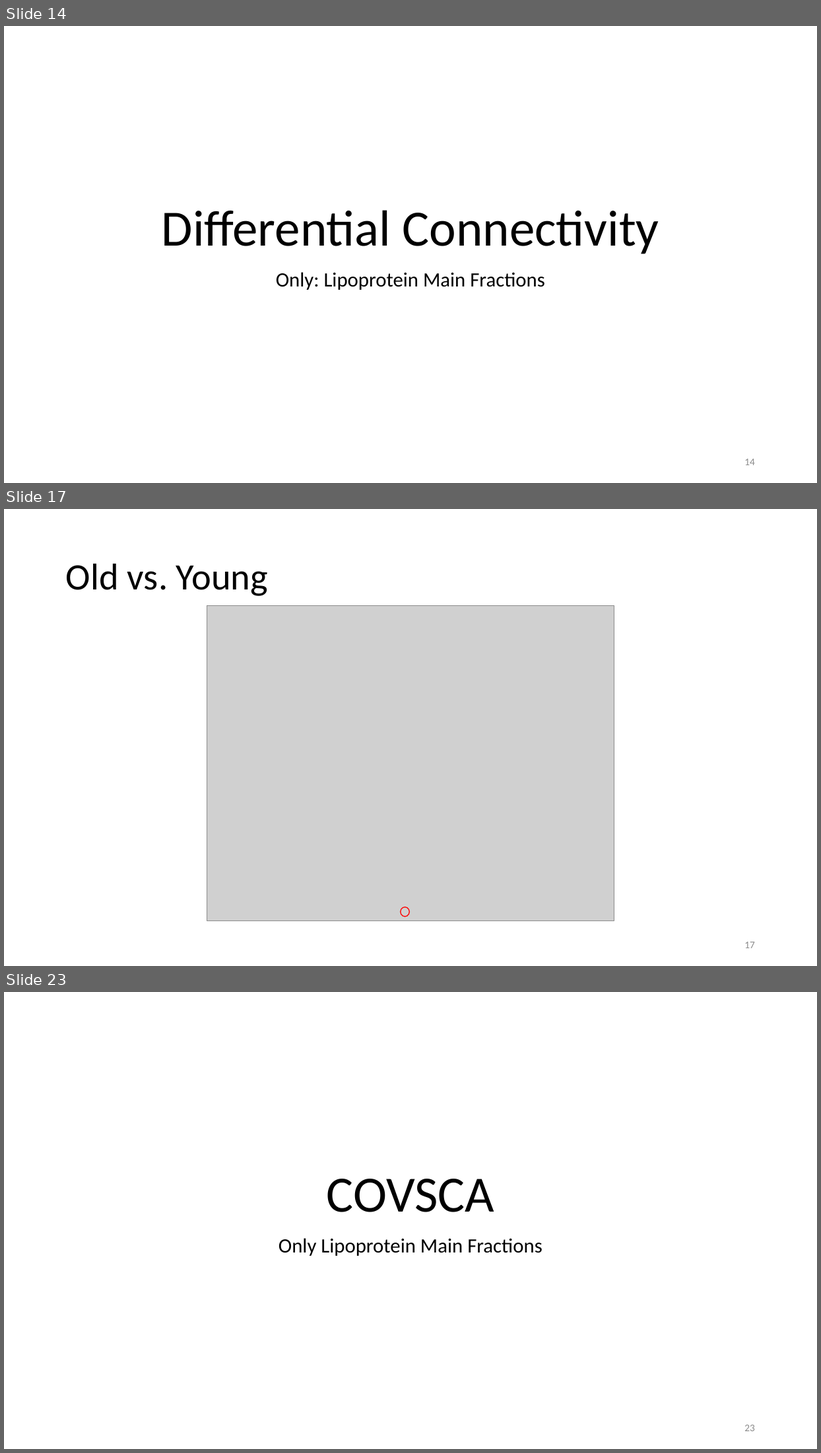
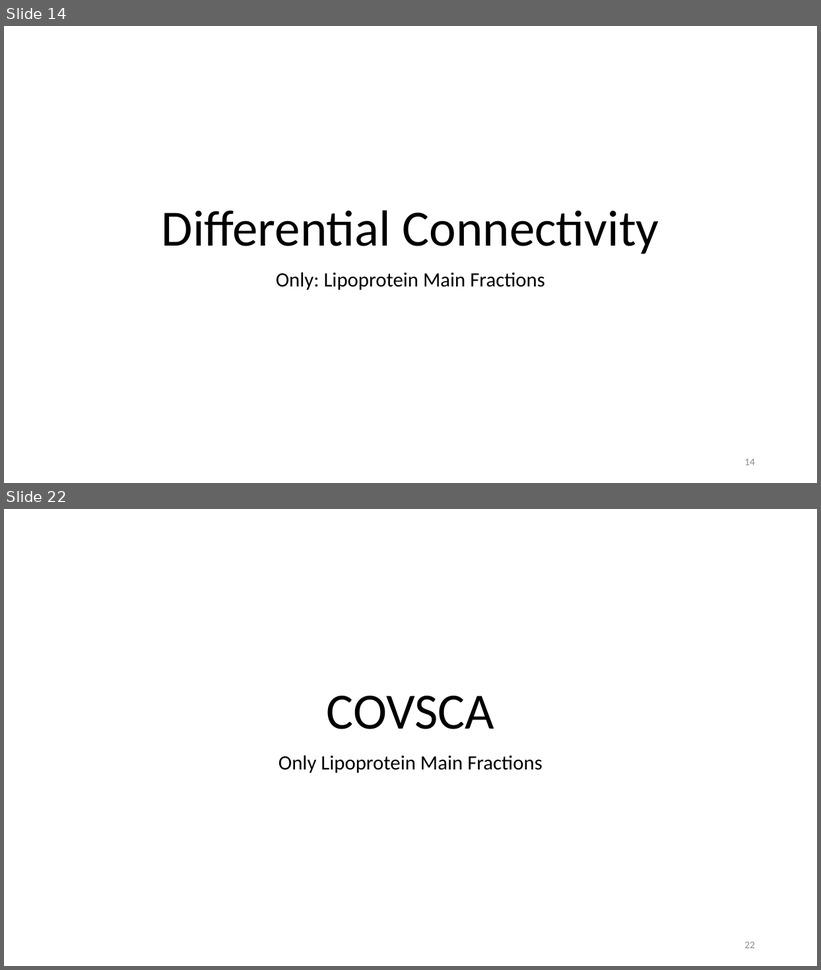
Before and after one commit to Yasmijnb/Git_Research-Practice, a slide deck: Results.pptx. Shown one above the other, each under a label of ours: slides 14, 17 and 23 before the commit, slides 14 and 22 after it; the slides between them are not shown. The pictures are 821x1453 and 821x970 pixels, drawn with LibreOffice and Linux fonts; fonts in the diff are those of the drawing; grey boxes stand for pictures. Boxes give left, top, right and bottom in pixels: in the first picture for what was removed or moved away, otherwise in the second. Text is boxed around its words. In the diff, an @@ line names an element or a change of style, - is before the commit and + after.

```diff
--- a/Results.pptx
+++ b/Results.pptx
@@ slide 17 removed at [4, 509, 817, 966], background #FFFFFF @@
@@ title removed at [66, 563, 268, 596] @@
-Old vs. Young
@@ picture removed at [207, 606, 614, 921] @@
@@ ellipse removed at [401, 908, 410, 917] @@
@@ page number removed at [745, 942, 755, 949] @@
-17
@@ what was slide 23 is now slide 22 @@
@@ page number at [745, 942, 755, 949]: text changed @@
-23
+22
```
Also in this commit, not shown: 2 slides changed, 9 slides added, 8 other slides removed, 4 other files.
